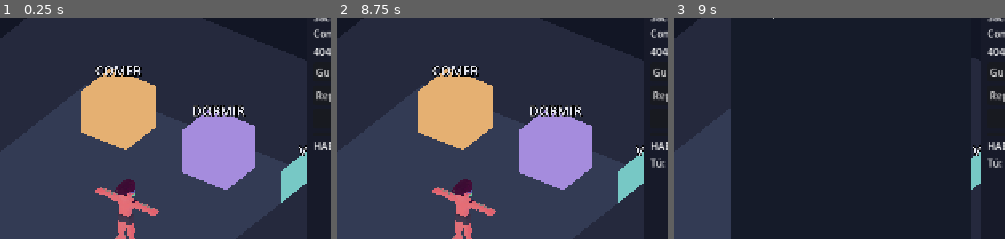
Above: before the commit, frames 1-3 (left to right).
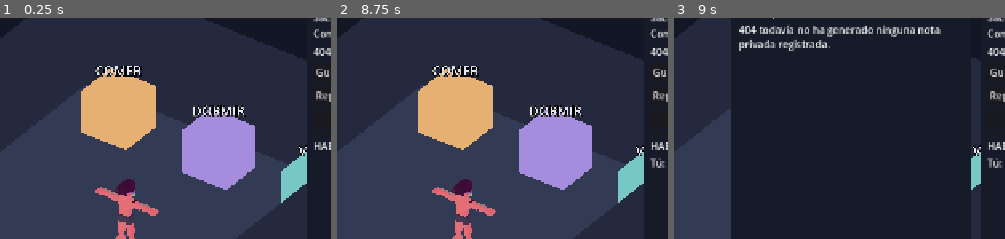
Above: after the commit, the same moments.

Repository: Aceitunillass/Teseracta
Game: Godot game, scene res://scenes/main404.tscn
The game is run twice, just before and just after one commit, with the same random seed, the same clock (stepped at 60 frames per second) and the same inputs.
Inputs (mouse positions are % of the whole screen's width and height, from its top left):
- Up to frame 1 (0.25 s): no input
- Up to frame 2 (8.75 s): click (81, 91) at 0.52 s; type "12" at 0.6 s; click "Guardar 404" at 1.25 s; click "Cargar" at 2 s; click "Copia memoria" at 2.75 s; click "Reponer comida (+12)" at 3.5 s; click "Cuidar a 404" at 4.25 s; click "Pausar tiempo" at 5 s; click "Reanudar tiempo" at 5.75 s; click "Pausar iniciativa" at 6.5 s; click "Enviar" at 7.25 s; click "Observar" at 8 s
- Up to frame 3 (9 s): click "Reflexiones" at 8.75 s
The pictures show only the part of the screen within x 15-65%, y 13-63%; the shares and areas given below are measured in that part.

Frames 1-2 are identical in both runs. In frame 3, 2.2% of the frame differs, in the area x 19-81%, y 3-15%.
Error before the commit: Invalid call. Nonexistent function 'recent_reflections' in base 'RefCounted (memory_journal.gd)'. (res://scripts/main404.gd:356)

Commit message:
feat(memory): expose only explicit private_reflection entries for optional debug window

Diff:
--- a/scripts/memory_journal.gd
+++ b/scripts/memory_journal.gd
@@ -108,6 +108,24 @@
     return recent
 
 
+func recent_reflections(limit: int = 12) -> Array[Dictionary]:
+    # Son notas en el campo JSON "reflection" generado por el modelo.
+    # No son el razonamiento interno oculto ni hechos verificables del mundo.
+    var items: Array[Dictionary] = []
+    for index in range(entries.size() - 1, -1, -1):
+        var entry: Dictionary = entries[index]
+        if str(entry.get("kind", "")) != "private_reflection":
+            continue
+        var body_text: String = str(entry.get("text", "")).strip_edges()
+        if body_text.is_empty():
+            continue
+        items.append(entry.duplicate(true))
+        if items.size() >= maxi(1, limit):
+            break
+    items.reverse()
+    return items
+
+
 func movement_evidence(limit: int = 2) -> Array[Dictionary]:
     # Solo hechos confirmados por Godot y persistidos en el diario.
     # No convertir intenciones, frases ni reflexiones en desplazamientos.
